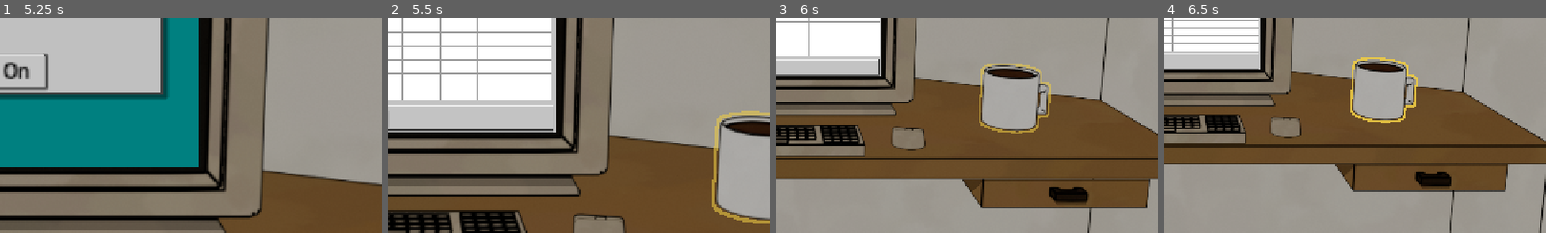
Above: before the commit, frames 1-4 (left to right).
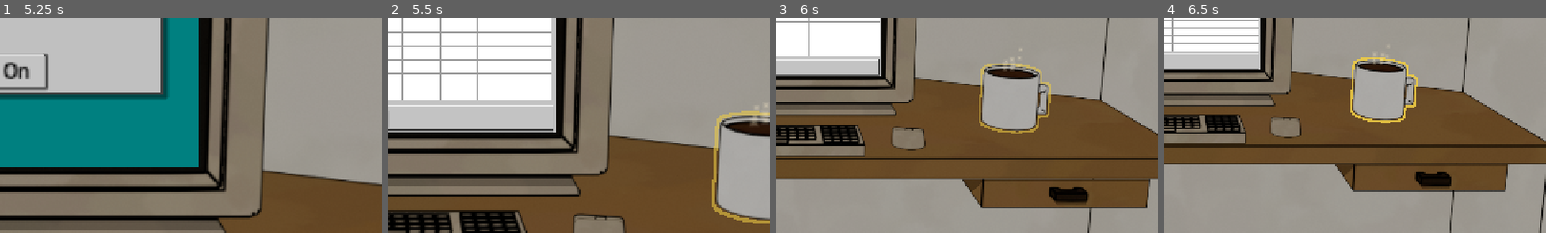
Above: after the commit, the same moments.

Repository: Jelleas/gmtk-2026
Game: Godot game, scene res://src/main.tscn
The game is run twice, just before and just after one commit, with the same random seed, the same clock (stepped at 60 frames per second) and the same inputs.
Inputs (mouse positions are % of the whole screen's width and height, from its top left):
- Up to frame 1 (5.25 s): click "Start" at 0.5 s; click "Start" at 1.25 s; click "_" at 2 s; click "□" at 2.75 s; click "Spreadsheet" at 3.5 s; click "Video Distraction" at 4.25 s; click "Log On" at 5 s
- Up to frame 2 (5.5 s): no input
- Up to frame 3 (6 s): click (38, 34) at 5.77 s; type "12" at 5.85 s
- Up to frame 4 (6.5 s): click (42, 34) at 6 s; type "12" at 6.08 s; click (46, 34) at 6.23 s; type "12" at 6.32 s
The pictures show only the part of the screen within x 50-100%, y 50-100%; the shares and areas given below are measured in that part.

Frame 1 is identical in both runs. In frame 2, 0.2% of the frame differs, in the area x 94-100%, y 39-51%; in frame 3, less than 0.1%; in frame 4, less than 0.1%.

Commit message:
add steam particles and disable buff activation  when boss is visible

Diff:
--- a/src/coffee_buff/coffee_buff.gd
+++ b/src/coffee_buff/coffee_buff.gd
@@ -18,12 +18,18 @@
 var is_active := false
 var is_interaction_enabled := false
 var is_refill_pending := false
+var is_boss_watching := false
+var is_punishment_active := false
 
 
 func _ready() -> void:
 	active_timer.timeout.connect(_on_active_timer_timeout)
 	cooldown_timer.timeout.connect(_on_cooldown_timer_timeout)
 	refill_delay_timer.timeout.connect(_on_refill_delay_timer_timeout)
+	EventBus.boss_watch_started.connect(_on_boss_watch_started)
+	EventBus.boss_watch_ended.connect(_on_boss_watch_ended)
+	EventBus.punishment_started.connect(_on_punishment_started)
+	EventBus.punishment_ended.connect(_on_punishment_ended)
 	tooltip_text = "Drink coffee: %.1fx time for %d seconds" % [multiplier, int(duration)]
 	_emit_visual_state()
 
@@ -85,6 +91,26 @@
 	_emit_visual_state()
 
 
+func _on_boss_watch_started() -> void:
+	is_boss_watching = true
+	_emit_visual_state()
+
+
+func _on_boss_watch_ended() -> void:
+	is_boss_watching = false
+	_emit_visual_state()
+
+
+func _on_punishment_started(_activity_count: int) -> void:
+	is_punishment_active = true
+	_emit_visual_state()
+
+
+func _on_punishment_ended() -> void:
+	is_punishment_active = false
+	_emit_visual_state()
+
+
 func _end_buff() -> void:
 	if not is_active:
 		return
@@ -95,7 +121,11 @@
 
 
 func _can_activate() -> bool:
-	return is_interaction_enabled and not is_active and not is_refill_pending and cooldown_timer.is_stopped()
+	return is_interaction_enabled and not is_boss_watching and not is_punishment_active and _is_full()
+
+
+func _is_full() -> bool:
+	return not is_active and not is_refill_pending and cooldown_timer.is_stopped()
 
 
 func refresh_visual_state() -> void:
@@ -110,4 +140,4 @@
 		fill_amount = 0.0
 	elif not cooldown_timer.is_stopped():
 		fill_amount = 1.0 - cooldown_timer.time_left / maxf(cooldown, 0.001)
-	visual_state_changed.emit(is_active, clampf(fill_amount, 0.0, 1.0), _can_activate())
+	visual_state_changed.emit(is_active, clampf(fill_amount, 0.0, 1.0), _is_full())
--- a/src/office/office_view.gd
+++ b/src/office/office_view.gd
@@ -21,6 +21,7 @@
 @onready var fidget: AnimatedSprite2D = $Fidget
 @onready var phone: AnimatedSprite2D = $Phone
 @onready var cup: Sprite2D = $Cup
+@onready var coffee_steam: Array[GPUParticles2D] = [$CoffeeSteamLeft, $CoffeeSteam, $CoffeeSteamRight]
 
 var fidget_slow_down_tween: Tween
 var fidget_player: AudioStreamPlayer
@@ -32,6 +33,8 @@
 	phone.frame = 0
 	phone.stop()
 	phone.hide()
+	for steam in coffee_steam:
+		steam.emitting = false
 	set_coffee_state(false, 1.0, false)
 	_on_drawer_progress_changed(drawer.open_progress)
 
@@ -92,6 +95,8 @@
 func set_coffee_state(is_active: bool, fill_amount: float, is_ready: bool) -> void:
 	var material := cup.material as ShaderMaterial
 	cup.texture = FULL_CUP_TEXTURE if is_ready else EMPTY_CUP_TEXTURE
+	for steam in coffee_steam:
+		steam.emitting = is_ready
 	material.set_shader_parameter(&"fill_amount", fill_amount)
 
 	if is_active:
--- a/src/office/office_view.tscn
+++ b/src/office/office_view.tscn
@@ -193,6 +193,28 @@
 "speed": 12.0
 }]
 
+[sub_resource type="Gradient" id="Gradient_coffee_steam"]
+offsets = PackedFloat32Array(0, 0.55, 1)
+colors = PackedColorArray(1, 0.94, 0.8, 0.42, 1, 0.94, 0.8, 0.18, 1, 0.94, 0.8, 0)
+
+[sub_resource type="GradientTexture2D" id="GradientTexture2D_coffee_steam"]
+gradient = SubResource("Gradient_coffee_steam")
+width = 16
+height = 16
+fill = 2
+fill_from = Vector2(0.5, 0.5)
+fill_to = Vector2(1, 0.5)
+
+[sub_resource type="ParticleProcessMaterial" id="ParticleProcessMaterial_coffee_steam"]
+emission_shape = 0
+direction = Vector3(0, -1, 0)
+spread = 18.0
+gravity = Vector3(0, -8, 0)
+initial_velocity_min = 8.0
+initial_velocity_max = 13.0
+scale_min = 0.35
+scale_max = 0.7
+
 [node name="OfficeView" type="Node2D" unique_id=1646300841]
 script = ExtResource("9_view")
 
@@ -250,3 +272,36 @@
 material = ExtResource("14_coffee_cup")
 texture = ExtResource("13_s6gf3")
 offset = Vector2(640, 360)
+
+[node name="CoffeeSteam" type="GPUParticles2D" parent="." unique_id=100000004]
+z_index = 1
+position = Vector2(1004, 436)
+emitting = false
+amount = 3
+lifetime = 1.6
+preprocess = 1.6
+texture = SubResource("GradientTexture2D_coffee_steam")
+process_material = SubResource("ParticleProcessMaterial_coffee_steam")
+visibility_rect = Rect2(-16, -64, 32, 72)
+
+[node name="CoffeeSteamLeft" type="GPUParticles2D" parent="." unique_id=100000005]
+z_index = 1
+position = Vector2(993, 438)
+emitting = false
+amount = 3
+lifetime = 1.35
+preprocess = 1.35
+texture = SubResource("GradientTexture2D_coffee_steam")
+process_material = SubResource("ParticleProcessMaterial_coffee_steam")
+visibility_rect = Rect2(-16, -64, 32, 72)
+
+[node name="CoffeeSteamRight" type="GPUParticles2D" parent="." unique_id=100000006]
+z_index = 1
+position = Vector2(1015, 438)
+emitting = false
+amount = 3
+lifetime = 1.8
+preprocess = 1.8
+texture = SubResource("GradientTexture2D_coffee_steam")
+process_material = SubResource("ParticleProcessMaterial_coffee_steam")
+visibility_rect = Rect2(-16, -64, 32, 72)
